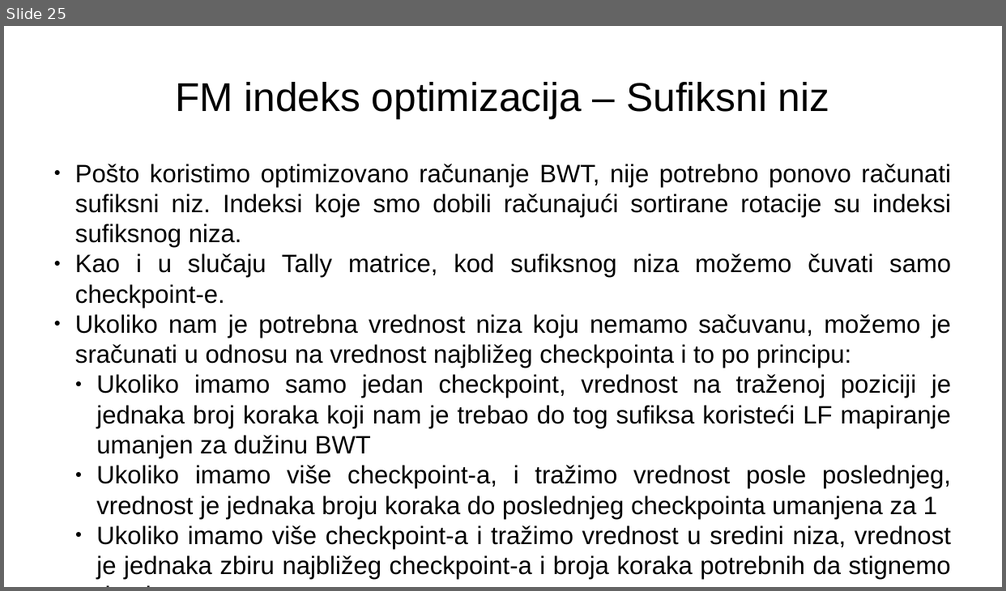
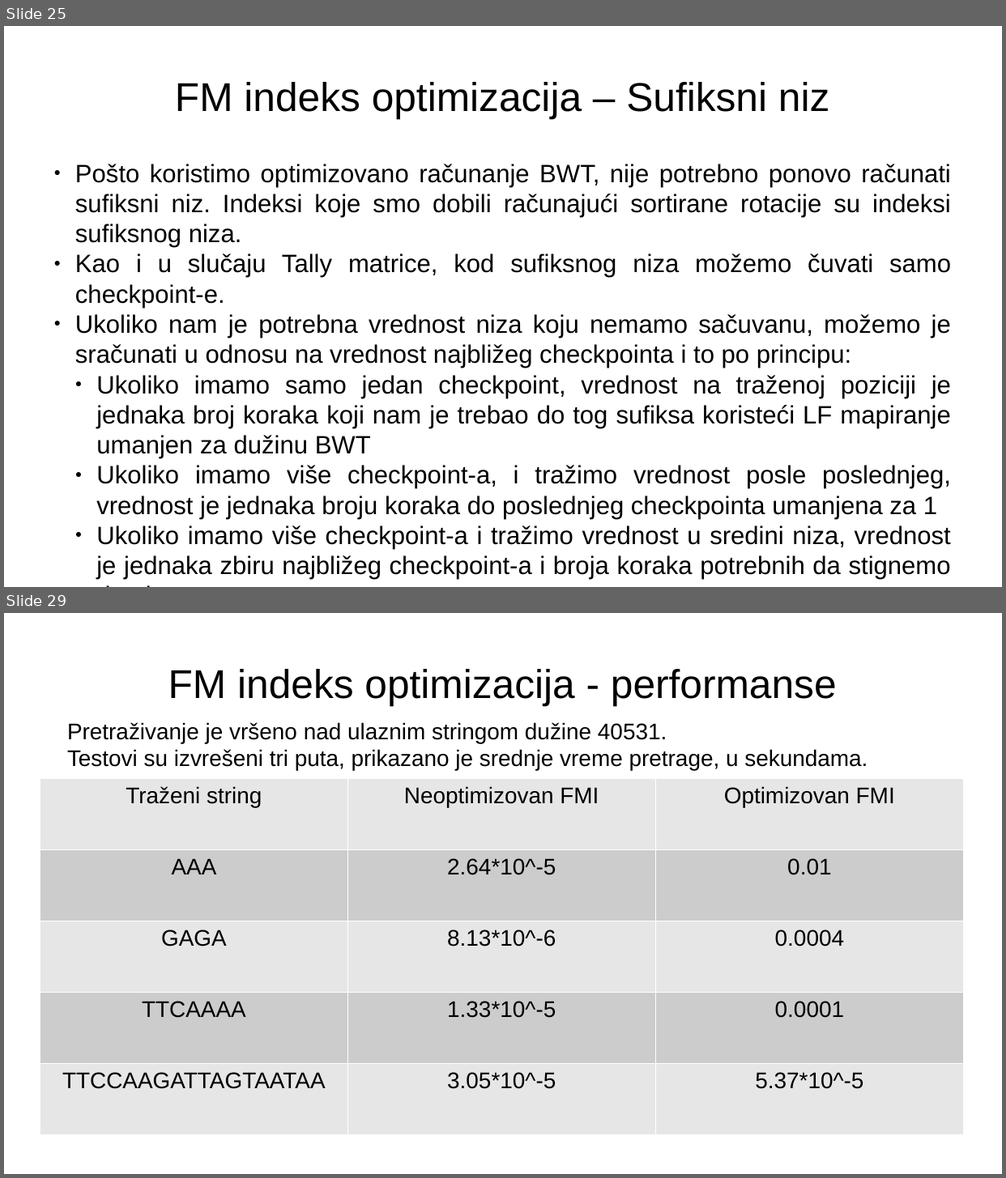
Before and after one commit to MalovicAleksandar/gi2022-ma213375m-projzad4, a slide deck: prezentacija.pptx. Shown one above the other, each under a label of ours: slide 25 before the commit, slides 25 and 29 after it; the slides between them are not shown. The pictures are 1006x591 and 1006x1178 pixels, drawn with LibreOffice and Linux fonts; fonts in the diff are those of the drawing. Boxes give left, top, right and bottom in pixels: in the first picture for what was removed or moved away, otherwise in the second. Text is boxed around its words. In the diff, an @@ line names an element or a change of style, - is before the commit and + after.

```diff
--- a/prezentacija.pptx
+++ b/prezentacija.pptx
@@ slide 29 added at (4,613,1002,1174), background #FFFFFF @@
@@ text added at (168,669,837,705), 32 pt, text #000000 @@
+FM indeks optimizacija - performanse
@@ text added at (67,722,867,771), 18 pt, text #000000 @@
+Pretraživanje je vršeno nad ulaznim stringom dužine 40531.
+Testovi su izvrešeni tri puta, prikazano je srednje vreme pretrage, u sekundama.
@@ table added at (40,779,964,1135), 5 rows, 3 columns @@
+Traženi string | Neoptimizovan FMI | Optimizovan FMI
+AAA | 2.64*10^-5 | 0.01
+GAGA | 8.13*10^-6 | 0.0004
+TTCAAAA | 1.33*10^-5 | 0.0001
+TTCCAAGATTAGTAATAA | 3.05*10^-5 | 5.37*10^-5
```
Also in this commit, not shown: 17 slides changed, 3 other slides added.
